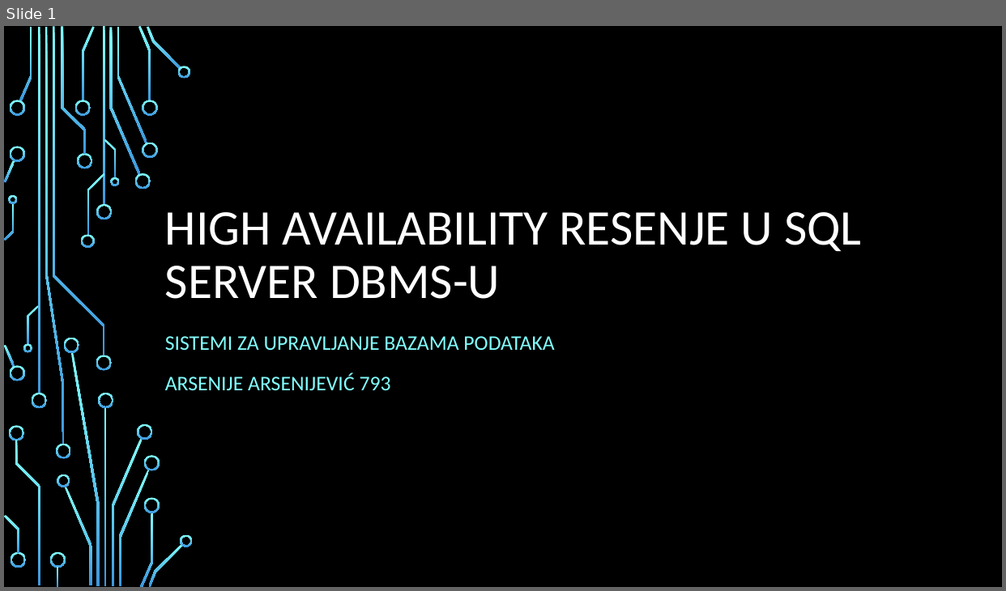
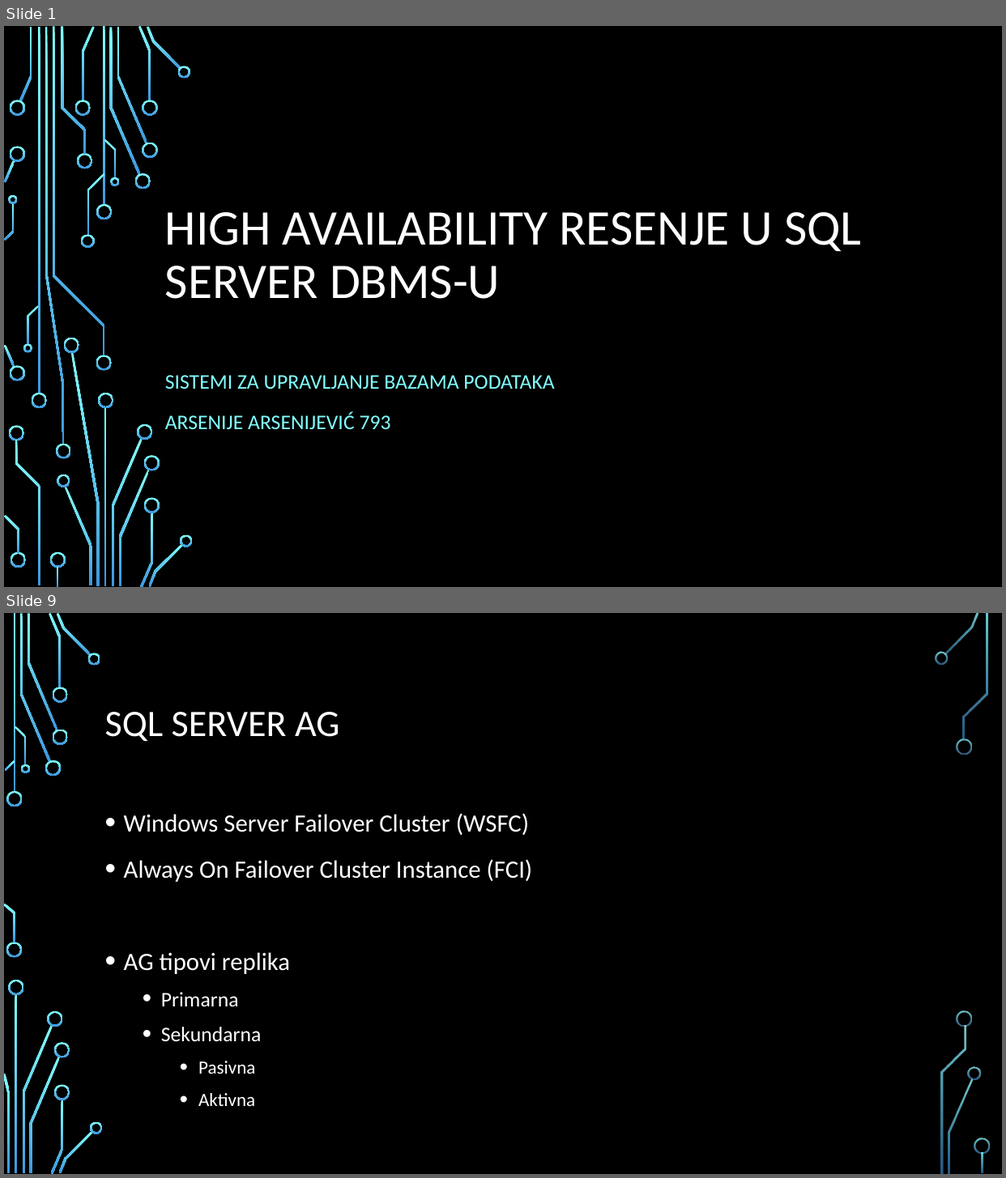
Before and after one commit to ArxyaArsa/master-dbms, a slide deck: Seminarski 3/3. High-Availability sistem u SQL Server DBMS-u.pptx. Shown one above the other, each under a label of ours: slide 1 before the commit, slides 1 and 9 after it; the slides between them are not shown. The pictures are 1006x591 and 1006x1178 pixels, drawn with LibreOffice and Linux fonts; fonts in the diff are those of the drawing; background and template pictures are left out. Boxes give left, top, right and bottom in pixels: in the first picture for what was removed or moved away, otherwise in the second. Text is boxed around its words. In the diff, an @@ line names an element or a change of style, - is before the commit and + after.

```diff
--- a/Seminarski 3/3. High-Availability sistem u SQL Server DBMS-u.pptx
+++ b/Seminarski 3/3. High-Availability sistem u SQL Server DBMS-u.pptx
@@ slide 9 added at box(4, 613, 1002, 1174), background picture (left out) @@
@@ title added at box(105, 712, 339, 741), 36 pt, text #FFFFFF @@
+SQL SERVER AG
@@ text added at box(124, 813, 533, 1106), 24 pt, text #FFFFFF @@
+• Windows Server Failover Cluster (WSFC)
+• Always On Failover Cluster Instance (FCI)
+• AG tipovi replika
+  • Primarna
+  • Sekundarna
+    • Pasivna
+    • Aktivna
@@ group added at box(4, 613, 990, 1174): 33 freeform shapes, 3 rectangles @@
@@ slide 1 changed as well @@
@@ subtitle "SISTEMI ZA UPRAVLJANJE BAZAMA PODATAKA": place and size @@
-subtitle "SISTEMI ZA UPRAVLJANJE BAZAMA PODATAKA" at box(165, 336, 554, 390)
+subtitle "SISTEMI ZA UPRAVLJANJE BAZAMA PODATAKA" at box(165, 375, 554, 429)
```
Also in this commit, not shown: 14 other slides added, 1 other file.
